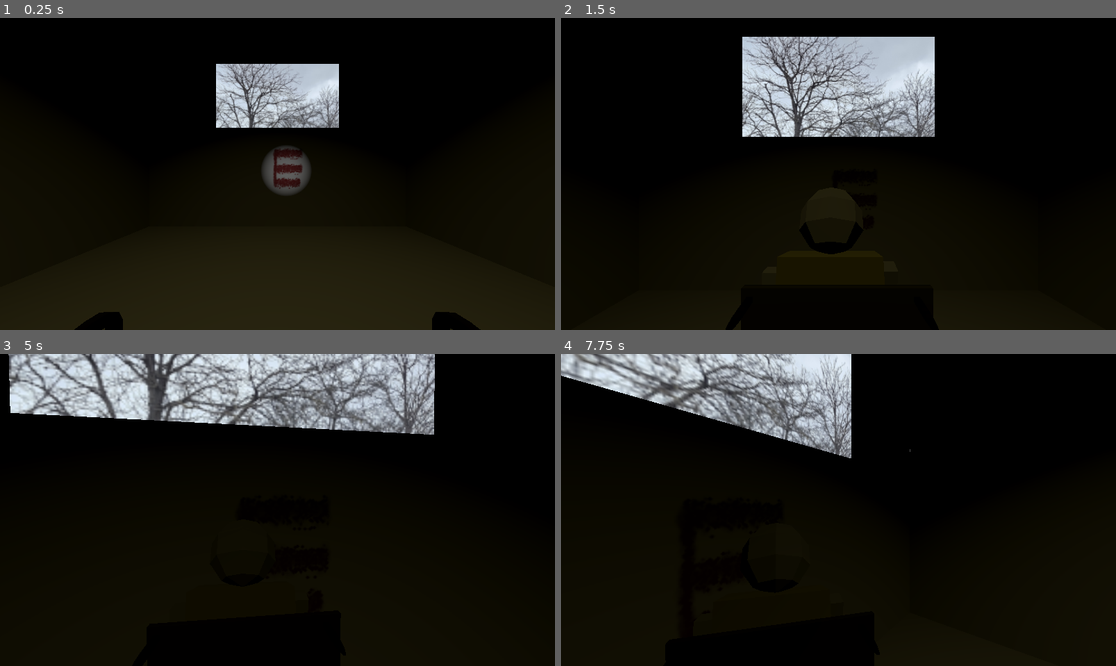
Above: before the commit, frames 1-4 (two rows, left to right).
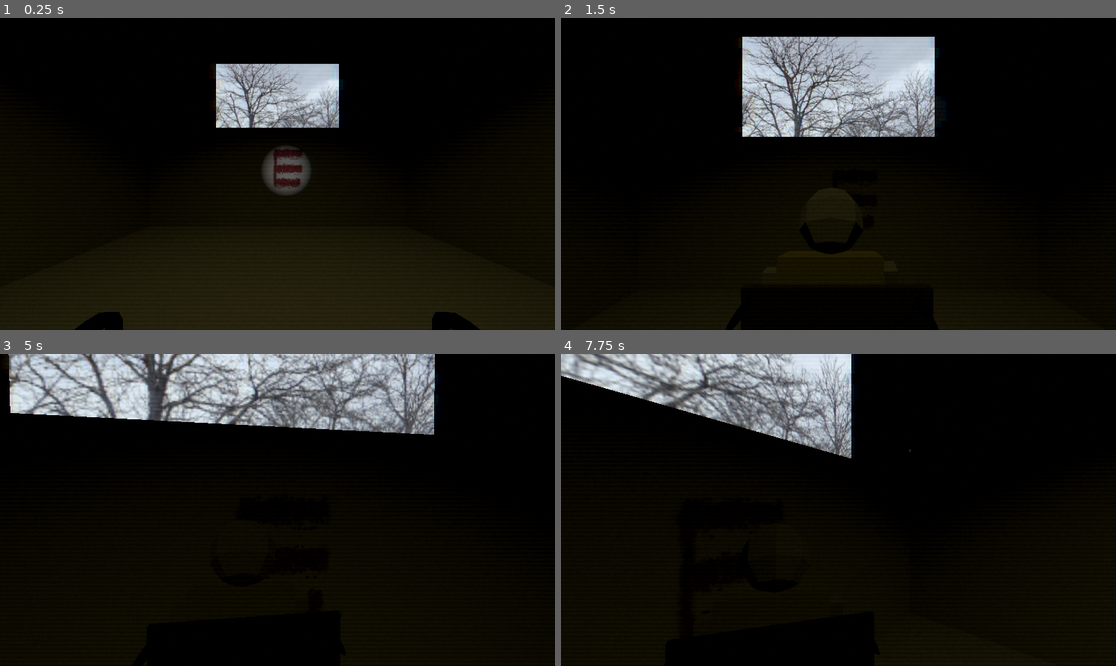
Above: after the commit, the same moments.

Repository: Nawreua/pizza-doggy-jam-4
Game: Godot game, scene res://levels/room213/room213.tscn
The game is run twice, just before and just after one commit, with the same random seed, the same clock (stepped at 60 frames per second) and the same inputs. Video files are missing from this copy of the repository; at most half a second of black plays in their place. Sound files missing from this copy of the repository are replaced by a short silence.
Inputs (mouse positions are in pixels of both pictures, inside the frame that each line leads up to):
- Up to frame 1 (0.25 s): no input
- Up to frame 2 (1.5 s): tap Enter at 0.5 s; move the mouse to (866, 174) at 0.52 s; hold E (action_light) 0.53-1.28 s; hold W (move_forward) from 0.53 s (still down); move the mouse to (810, 174) at 1.27 s; tap Tab (camera_shift) at 1.35 s
- Up to frame 3 (5 s): keep holding W (move_forward); move the mouse to (288, 503) at 2.02 s; hold E (action_light) 2.03-2.78 s; tap Space at 2.75, 4.25 s; move the mouse to (271, 516) at 2.77 s; tap Tab (camera_shift) at 2.85, 4.35 s; tap Enter at 3.5 s; move the mouse to (316, 513) at 3.52 s; hold E (action_light) 3.53-4.28 s; move the mouse to (233, 506) at 4.27 s
- Up to frame 4 (7.75 s): tap Enter at 5 s; move the mouse to (844, 510) at 5.02 s; hold E (action_light) 5.03-5.78 s; tap Space at 5.75 s; move the mouse to (816, 503) at 5.77 s; release W (move_forward) at 5.78 s; hold D (turn_right) 5.78-6.53 s; tap Tab (camera_shift) at 5.85, 7.35 s; move the mouse to (866, 510) at 6.52 s; hold E (action_light) 6.53-7.28 s; hold W (move_forward) from 6.53 s (still down); move the mouse to (810, 510) at 7.27 s

The runs differ from the first frame. In frame 1, less than 0.1% of the frame differs, in the area x 38-63%, y 15-36%; in frame 2, less than 0.1%, in the area x 32-68%, y 6-38%; in frame 3, less than 0.1%; in frame 4, less than 0.1%.

Commit message:
player: add lofi filter for erosion effect

Diff:
--- a/scenes/player/player.gd
+++ b/scenes/player/player.gd
@@ -44,9 +44,16 @@
 	# get_tree().change_scene_to_file("res://levels/room213/room213.tscn")
 	get_tree().reload_current_scene()
 
+func erode_shader(value: float):
+	$CanvasLayer/ColorRect.set_instance_shader_parameter("opacity", value)
+	$CanvasLayer/ColorRect.set_instance_shader_parameter("noise_intensity", min(value, 0.3))
+
 func _ready() -> void:
 	capture_mouse()
 	shift_perspective()
+	# Setup shader erosion
+	var tween = get_tree().create_tween().set_trans(Tween.TRANS_CUBIC)
+	tween.tween_method(erode_shader, 0.1, 1.0, 90)
 
 func _input(event: InputEvent) -> void:
 	# Handle camera inputs
--- a/scenes/player/player.tscn
+++ b/scenes/player/player.tscn
@@ -1,6 +1,7 @@
 [gd_scene format=3 uid="uid://cx1t64q6n6hl6"]
 
 [ext_resource type="Script" uid="uid://3bbt1c1nvpco" path="res://scenes/player/player.gd" id="1_8afob"]
+[ext_resource type="Shader" uid="uid://c0kj4847rriu4" path="res://scripts/lofi_retro_camera_filter.gdshader" id="2_75vfm"]
 [ext_resource type="PackedScene" uid="uid://cno4wp71jlixo" path="res://assets/models/wheelchair.tscn" id="2_dovo2"]
 [ext_resource type="AudioStream" uid="uid://141317ds7ta4" path="res://assets/sounds/wheelchair.wav" id="3_gmlin"]
 [ext_resource type="Texture2D" uid="uid://cknfcud04kcy8" path="res://assets/textures/dot.png" id="4_lvxji"]
@@ -8,6 +9,12 @@
 
 [sub_resource type="BoxShape3D" id="BoxShape3D_8afob"]
 size = Vector3(0.5822754, 1.1681519, 0.57928467)
+
+[sub_resource type="ShaderMaterial" id="ShaderMaterial_0owmy"]
+shader = ExtResource("2_75vfm")
+shader_parameter/pixel_size = 3.0
+shader_parameter/vhs_intensity = 3.0
+shader_parameter/noise_intensity = 0.15
 
 [node name="Player" type="CharacterBody3D" unique_id=798795127]
 script = ExtResource("1_8afob")
@@ -46,3 +53,15 @@
 [node name="old" parent="." unique_id=1585868347 instance=ExtResource("5_p47bc")]
 transform = Transform3D(-0.5, 0, -4.371139e-08, 0, 0.5, 0, 4.371139e-08, 0, -0.5, 0, -0.3503059, -0.04462114)
 visible = false
+
+[node name="CanvasLayer" type="CanvasLayer" parent="." unique_id=1320919227]
+
+[node name="ColorRect" type="ColorRect" parent="CanvasLayer" unique_id=925394898]
+material = SubResource("ShaderMaterial_0owmy")
+anchors_preset = 15
+anchor_right = 1.0
+anchor_bottom = 1.0
+grow_horizontal = 2
+grow_vertical = 2
+mouse_filter = 2
+metadata/_edit_use_anchors_ = true
--- /dev/null
+++ b/scripts/lofi_retro_camera_filter.gdshader
@@ -0,0 +1,56 @@
+shader_type canvas_item;
+
+// Main texture and parameters
+uniform sampler2D SCREEN_TEXTURE : hint_screen_texture, filter_nearest;
+uniform float pixel_size : hint_range(1.0, 10.0) = 3.0;
+uniform float vhs_intensity : hint_range(0.0, 10.0) = 3.0;
+instance uniform float noise_intensity : hint_range(0.0, 1.0) = 0.15;
+instance uniform float opacity : hint_range(0.0, 1.0) = 0.5;
+
+// Quick & dirty random function
+float random(vec2 uv) {
+    return fract(sin(dot(uv, vec2(12.9898, 78.233))) * 43758.5453123);
+}
+
+void fragment() {
+    // Keep a clean copy of the screen
+    vec4 original_color = texture(SCREEN_TEXTURE, SCREEN_UV);
+
+    // Convert to float to avoid the ivec2/float math crash in Godot 4
+    vec2 screen_res = vec2(textureSize(SCREEN_TEXTURE, 0));
+
+    // Pixel grid snapping
+    vec2 grid_uv = round(SCREEN_UV * (screen_res / pixel_size)) / (screen_res / pixel_size);
+
+    // Horizontal glitch - step time to make it chunky, not smooth
+    float time_step = floor(TIME * 15.0);
+    float glitch = (random(vec2(time_step, floor(grid_uv.y * 30.0))) - 0.5) * 0.005 * vhs_intensity;
+
+    // Tape tracking line - scrolls down the screen
+    float tracking_pos = fract(TIME * 0.2);
+    float tracking_line = step(0.95, 1.0 - abs(grid_uv.y - tracking_pos));
+    float tracking_glitch = tracking_line * (random(vec2(TIME)) - 0.5) * 0.05;
+
+    // Apply all UV offsets at once
+    vec2 uv = grid_uv;
+    uv.x += glitch + tracking_glitch;
+
+    // Split RGB channels for the color fringe
+    float r = texture(SCREEN_TEXTURE, uv + vec2(0.002 * vhs_intensity, 0.0)).r;
+    float g = texture(SCREEN_TEXTURE, uv).g;
+    float b = texture(SCREEN_TEXTURE, uv - vec2(0.002 * vhs_intensity, 0.0)).b;
+    vec3 vhs_color = vec3(r, g, b);
+
+    // Hard scanlines - follows the pixel grid
+    float scanline = mod(floor(SCREEN_UV.y * screen_res.y / pixel_size), 2.0) * 0.15;
+    vhs_color -= scanline;
+
+    // Static noise grain
+    float noise = (random(uv + floor(TIME * 20.0)) - 0.5) * noise_intensity;
+    vhs_color += noise;
+
+    // Final mix - Lerp between clean and VHS look
+    vec3 final_color = mix(original_color.rgb, vhs_color, opacity);
+
+    COLOR = vec4(final_color, 1.0);
+}
Not shown, added: scripts/lofi_retro_camera_filter.gdshader.uid
Not shown, added: ATTRIBUTIONS.md
